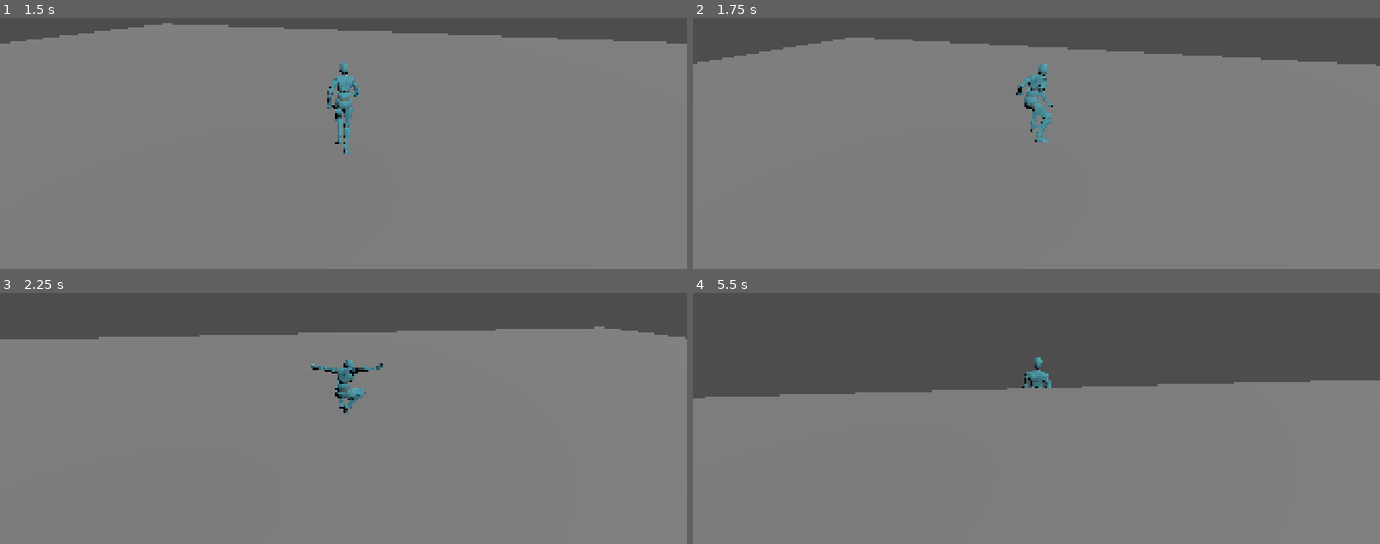
Above: before the commit, frames 1-4 (two rows, left to right).
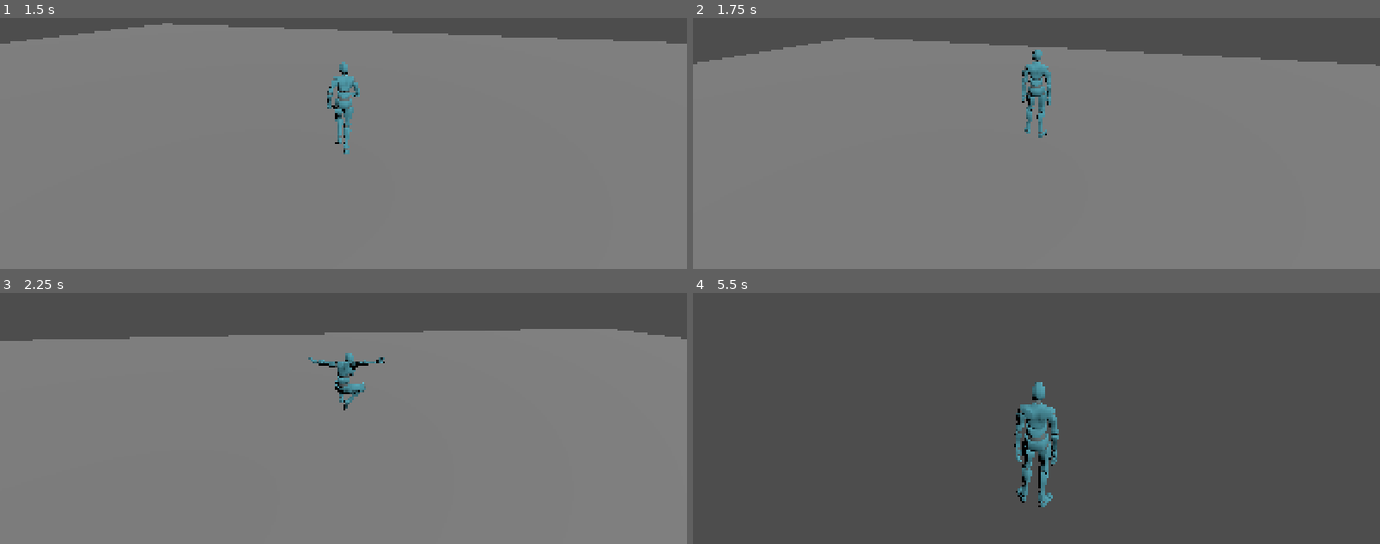
Above: after the commit, the same moments.

Repository: shroomiemies/GodscarCombatLab
Game: Godot game, scene res://scenes/tests/TestArena_Main.tscn
Two runs of this game, one before a commit and one after it. Both use one fixed random seed, a clock stepped at 60 frames per second and the inputs below.
Inputs (mouse positions are in pixels of both pictures, inside the frame that each line leads up to):
- Up to frame 1 (1.5 s): tap Enter at 0.5 s; move the mouse to (377, 75) at 0.52 s; hold W (move_forward) from 0.53 s (still down); tap Space (jump) at 0.6, 0.77, 1.07 s; move the mouse to (309, 78) at 1.27 s; tap Shift (sprint) at 1.35 s
- Up to frame 2 (1.75 s): keep holding W (move_forward); tap Space (jump) at 1.52, 1.55 s
- Up to frame 3 (2.25 s): keep holding W (move_forward); tap Space (jump) at 1.82, 2.1 s; move the mouse to (357, 345) at 2.02 s
- Up to frame 4 (5.5 s): keep holding W (move_forward); move the mouse to (1029, 358) at 2.77 s; tap Shift (sprint) at 2.85, 4.35 s; tap Space (jump) at 3.02, 3.05, 3.32, 3.6, 3.77, 4.07, 4.52, 4.55, 4.82, 5.1 s; move the mouse to (1084, 355) at 3.52 s; move the mouse to (981, 345) at 4.27 s; move the mouse to (1043, 350) at 5.02 s

Frame 1 is identical in both runs. In frame 2, 1.0% of the frame differs, in the area x 47-53%, y 12-50%; in frame 3, 1.1%; in frame 4, 62%, in the area x 0-100%, y 25-100%.

Commit message:
Add jump buffer coyote time and landing impact tracking

Diff:
--- a/scripts/actor/Player.gd
+++ b/scripts/actor/Player.gd
@@ -13,13 +13,21 @@
 @export var jog_blend_value: float = 0.8
 @export var run_blend_value: float = 1.0
 
+@export_group("Jump Tuning")
 @export var jump_velocity: float = 8.0
-@export var jump_start_duration: float = 0.3
+@export var jump_start_duration: float = 0.18
+@export var jump_buffer_time: float = 0.14
+@export var coyote_time: float = 0.12
+
+@export_group("Air Control")
+@export var air_control_multiplier: float = 0.65
+
+@export_group("Landing")
+@export var heavy_land_velocity: float = 12.0
+@export var impact_land_velocity: float = 20.0
 @export var light_land_duration: float = 0.12
 @export var heavy_land_duration: float = 0.35
 @export var impact_land_duration: float = 0.65
-@export var heavy_land_velocity: float = 12.0
-@export var impact_land_velocity: float = 20.0
 @export var landing_movement_multiplier: float = 0.35
 
 @onready var animation_controller: CharacterAnimationController = $AnimationController
@@ -34,6 +42,8 @@
 var last_fall_speed: float = 0.0
 var current_landing_type: LandingType = LandingType.LIGHT
 var current_land_duration: float = 0.12
+var jump_buffer_timer: float = 0.0
+var coyote_timer: float = 0.0
 
 enum MovementState {
 	GROUNDED,
@@ -54,6 +64,7 @@
 func _physics_process(delta: float) -> void:
 	was_on_floor = is_on_floor()
 
+	_update_timers(delta)
 	_update_movement_frame()
 	_update_look_facing(delta)
 	_update_movement_state(delta)
@@ -65,6 +76,19 @@
 	_after_movement(delta)
 	_update_animation()
 
+func _update_timers(delta: float) -> void:
+	if jump_buffer_timer > 0.0:
+		jump_buffer_timer -= delta
+
+	if coyote_timer > 0.0:
+		coyote_timer -= delta
+
+	if Input.is_action_just_pressed("jump"):
+		jump_buffer_timer = jump_buffer_time
+
+	if is_on_floor() and movement_state != MovementState.JUMP_START:
+		coyote_timer = coyote_time
+
 func _update_movement_frame() -> void:
 	# For now, the player uses normal world space.
 	# Later, this will be replaced by a platform/deck-aware frame provider.
@@ -87,9 +111,8 @@
 
 	match movement_state:
 		MovementState.GROUNDED:
-			if Input.is_action_just_pressed("jump") and is_on_floor():
+			if _can_start_jump():
 				_start_jump()
-
 			elif not is_on_floor():
 				_start_airborne()
 
@@ -98,15 +121,27 @@
 				_start_airborne()
 
 		MovementState.AIRBORNE:
-			pass
+			if _can_start_jump():
+				_start_jump()
 
 		MovementState.LANDING:
-			if movement_state_time >= current_land_duration:
+			if _can_start_jump():
+				_start_jump()
+			elif movement_state_time >= current_land_duration:
 				_start_grounded()
+
+func _can_start_jump() -> bool:
+	if jump_buffer_timer <= 0.0:
+		return false
+
+	if coyote_timer <= 0.0 and not is_on_floor():
+		return false
+
+	return true
 
 func _update_fall_speed() -> void:
 	if velocity.y < 0.0:
-		last_fall_speed = abs(velocity.y)
+		last_fall_speed = max(last_fall_speed, abs(velocity.y))
 
 func _after_movement(_delta: float) -> void:
 	if movement_state == MovementState.AIRBORNE and is_on_floor():
@@ -123,6 +158,9 @@
 	movement_state = MovementState.JUMP_START
 	movement_state_time = 0.0
 
+	jump_buffer_timer = 0.0
+	coyote_timer = 0.0
+
 	velocity.y = jump_velocity
 
 	if animation_controller != null:
@@ -140,22 +178,16 @@
 	movement_state_time = 0.0
 
 	current_landing_type = _get_landing_type()
-
-	match current_landing_type:
-		LandingType.LIGHT:
-			print("Light landing. Fall speed: ", last_fall_speed)
-		LandingType.HEAVY:
-			print("Heavy landing. Fall speed: ", last_fall_speed)
-		LandingType.IMPACT:
-			print("Impact landing. Fall speed: ", last_fall_speed)
 
 	match current_landing_type:
 		LandingType.LIGHT:
 			current_land_duration = light_land_duration
 			print("Light landing. Fall speed: ", last_fall_speed)
+
 		LandingType.HEAVY:
 			current_land_duration = heavy_land_duration
 			print("Heavy landing. Fall speed: ", last_fall_speed)
+
 		LandingType.IMPACT:
 			current_land_duration = impact_land_duration
 			print("Impact landing. Fall speed: ", last_fall_speed)
